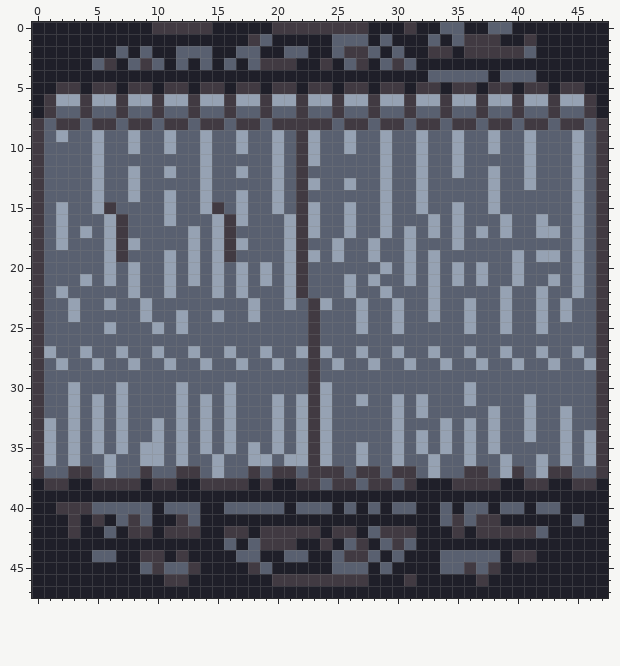
Two states of a pixel-art file, ressources/textures/closed_window.ase. The picture above is the old version.
48x48 pixels, 1 frame.
After:
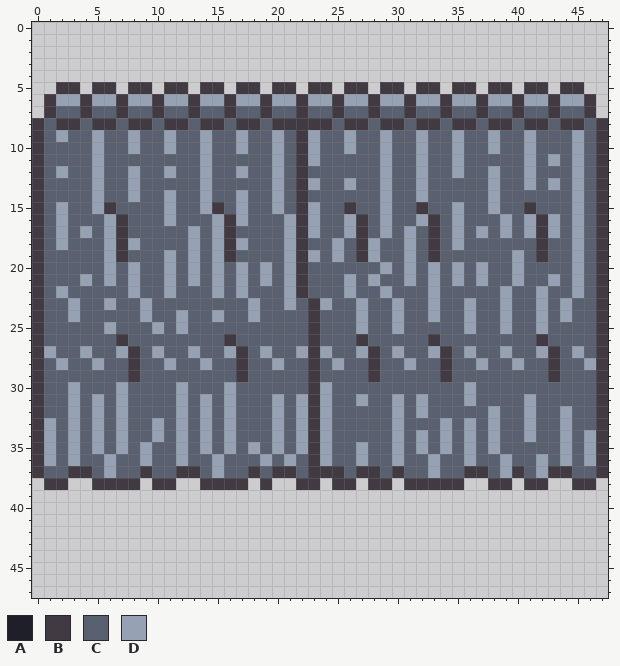
Palette (. is transparent): A #1f1f29  B #413a42  C #596070  D #96a2b3
Commit message: Windows sprites updated to match with the darkened background
The exact change:
y 0: x 0..47 AAAAAAAAAABBBBBAAAAABBBBBBBBAAABAACCAACCAAAAAAAA -> ................................................
y 1: x 0..47 AAAAAAAAAAAAAAAAAABCAAAAACCCACAAACACBBBAABAAAAAA -> ................................................
y 2: x 0..47 AAAAAAACACAACCCAACCAACCAACBBCACAABBABBBBBCAAAAAA -> ................................................
y 3: x 0..47 AAAAACBACBCACACACACBBBAABACBACBCAAAAAAAAAAAAAAAA -> ................................................
y 4: x 0..47 AAAAAAAAAAAAAAAAAAAAAAAAAAAAAAAAACCCCCACCCAAAAAA -> ................................................
y 5: x 0..1 AA -> ..; x 4 A -> .; x 7 A -> .; x 10 A -> .; x 13 A -> .; x 16 A -> .; x 19 A -> .; x 22 A -> .; x 25 A -> .; x 28 A -> .; x 31 A -> .; x 34 A -> .; x 37 A -> .; x 40 A -> .; x 43 A -> .; x 46..47 AA -> ..
y 6..7: x 0 A -> .; x 47 A -> .
y 11: x 43 C -> D
y 12: x 2 C -> D
y 13: x 43 C -> D
y 15: x 26 D -> B; x 32 D -> B; x 41 C -> B
y 16: x 27 C -> B; x 32..33 CD -> DB; x 41..43 CDC -> DBD
y 17: x 27 C -> B; x 33 D -> B; x 41..42 CD -> DB
y 18: x 27 C -> B; x 33 C -> B; x 42 C -> B
y 19: x 27 C -> B; x 33 D -> B; x 42..43 DD -> BC
y 26: x 7 C -> B; x 16 C -> B; x 27 C -> B; x 33 C -> B; x 42 C -> B
y 27: x 8 C -> B; x 17 C -> B; x 28 C -> B; x 34 C -> B; x 43 C -> B
y 28: x 8 D -> B; x 17 D -> B; x 28 D -> B; x 34 D -> B; x 43 D -> B
y 29: x 8 C -> B; x 17 C -> B; x 28 C -> B; x 34 C -> B; x 43 C -> B
y 35: x 10 D -> C
y 36: x 10 D -> C; x 18 D -> C; x 22 D -> C
y 37: x 31 B -> C
y 38: x 0 A -> .; x 3..4 AA -> ..; x 9 A -> .; x 12..13 AA -> ..; x 18 A -> .; x 20..21 AA -> ..; x 24 C -> .; x 27 C -> .; x 30 C -> .; x 32..34 AAA -> BBB; x 36..37 BB -> ..; x 39..40 AA -> B.; x 43..44 AA -> ..; x 47 A -> .
y 39: x 0..47 AAAAAAAAAAAAAAAAAAAAAAAAAAAAAAAAAAAAAAAAAAAAAAAA -> ................................................
y 40: x 0..47 AABBBCCCCCACCCAACCCCCACCCACACACCAACACCACCACCAAAA -> ................................................
y 41: x 0..47 AAABABACBCAABCAAAAAAAAAAAAAAAAAAAACBCBBAAAAAACAA -> ................................................
y 42: x 0..47 AAABAACABBABBBAABBABBBBBABBACBBBAAABABBBBBCAAAAA -> ................................................
y 43: x 0..47 AAAAAAAAAAAAAAAACACBBBAABACBACBCAAAAAAAAAAAAAAAA -> ................................................
y 44: x 0..47 AAAAACCAABBABAAAACCAACCAACBBCACAAACCCCCABBAAAAAA -> ................................................
y 45: x 0..47 AAAAAAAAACBCCBAAAABCAAAAACCCACAAAACCBCBAAAAAAAAA -> ................................................
y 46: x 0..47 AAAAAAAAAAABBAAAAAAABBBBBBBBAAABAAAAABAAAAAAAAAA -> ................................................
y 47: x 0..47 AAAAAAAAAAAAAAAAAAAAAAAAAAAAAAAAAAAAAAAAAAAAAAAA -> ................................................
Boxes around the changes in both pictures, in picture pixels (x1, y1, x2, y2):
changed: (32, 22, 608, 262)
changed: (116, 334, 140, 382)
changed: (224, 334, 248, 382)
changed: (356, 334, 380, 382)
changed: (428, 334, 452, 382)
changed: (536, 334, 560, 382)
changed: (32, 442, 608, 598)
